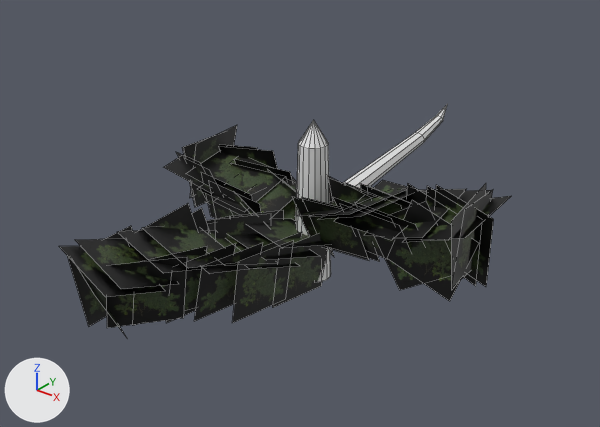
What one commit did to the Blender file Models/Shrubbery/Bush_ForReal_Keith.blend.
Both versions are drawn from a 50 mm lens placed at (2.38, -3.08, 2.28), pointed at (-0.02, -0.08, 0.42). Lighting does not change. The marker at lower left points along +X, +Y and +Z. Mesh edges are drawn as thin lines.
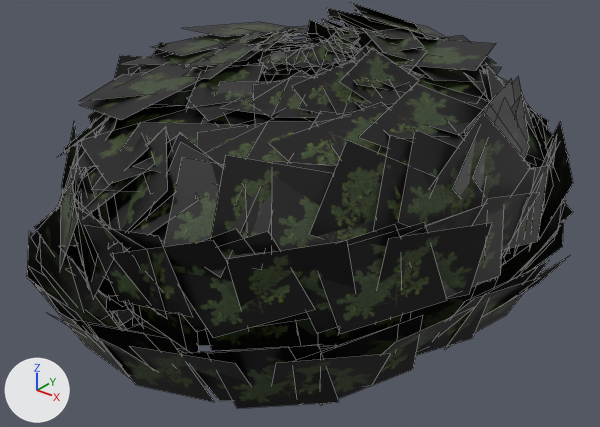
Commit message: Finished Bush - Keith

Location of each change, [x1, y1, x2, y2] in pixels of the pictures (600 x 427 px):
```json
{"object": "Plane", "change": "reshaped", "before": [59, 125, 511, 336], "after": [27, 3, 573, 408], "on screen": "21% wider, 92% taller"}
{"object": "Plane.002", "change": "added", "after": [57, 72, 573, 338], "on screen": "black"}
{"object": "Plane.003", "change": "added", "after": [59, 20, 544, 277], "on screen": "black"}
{"object": "Plane.001", "change": "added", "after": [86, 163, 544, 353], "on screen": "black"}
{"part": 1, "of": "me_plane", "change": "built on", "before": [107, 257, 187, 328], "after": [27, 3, 573, 408]}
{"object": "Cylinder", "change": "unchanged, covered by the edit", "before": [296, 120, 331, 282]}
{"object": "Circle", "change": "unchanged, covered by the edit", "before": [343, 105, 447, 189]}
```

Edits to the scene script, one JSON object a line:
```json
{"block": "me_plane", "where": "# used by ob_plane; location = (-1.022, 0.112, 0.255); rotation_euler = (0.0, 0.0, -2.818), in degrees (0, 0, -161); scale = (0.337, 0.337, 0.337)"}
{"op": "remove", "block": "me_plane", "code": "me_plane.from_pydata(...)  # 276 vertices, 69 faces; spans x -5.77..0.1, y -0.65..4.9, z -0.75..1.68"}
{"op": "add", "block": "me_plane", "code": "me_plane.from_pydata(...)  # 1696 vertices, 424 faces; spans x -6.59..1.18, y -3.34..5.64, z -1.3..3.35"}
{"block": "me_plane", "change": "me_plane part 1: 4 vertices moved from x -1.86..-0.9, y 3.6..4.35, z -0.3..0.79 to x -1.89..-0.91, y 3.59..4.26, z -0.12..1.05; 1420 vertices added at x -6.59..1.18, y -3.34..5.64, z -1.3..3.35"}
{"op": "add", "block": "me_plane_001", "code": ["me_plane_001 = bpy.data.meshes.new('Plane.001')", "me_plane_001.from_pydata(...)  # 212 vertices, 53 faces; spans x -6.16..0.5, y -2.63..5.23, z 0.03..1.87", "me_plane_001.materials.append(mat_bush_keith_tga)  # picture img_bush_keith_tga"]}
{"op": "add", "block": "me_plane_002", "code": ["me_plane_002 = bpy.data.meshes.new('Plane.002')", "me_plane_002.from_pydata(...)  # 212 vertices, 53 faces; spans x -6.48..0.89, y -3.14..5.56, z 1.1..2.92", "me_plane_002.materials.append(mat_bush_keith_tga)  # picture img_bush_keith_tga"]}
{"op": "add", "block": "me_plane_003", "code": ["me_plane_003 = bpy.data.meshes.new('Plane.003')", "me_plane_003.from_pydata(...)  # 212 vertices, 53 faces; spans x -6.08..0.7, y -2.69..5.4, z 2.17..4.03", "me_plane_003.materials.append(mat_bush_keith_tga)  # picture img_bush_keith_tga"]}
{"op": "add", "block": "ob_plane_001", "code": ["ob_plane_001 = bpy.data.objects.new('Plane.001', me_plane_001)", "ob_plane_001.location = (-1.022, 0.112, 0.211)", "ob_plane_001.rotation_euler = (0.0, 0.0, -2.818)  # degrees (0, 0, -161)", "ob_plane_001.scale = (0.337, 0.337, 0.337)"]}
{"op": "add", "block": "ob_plane_002", "code": ["ob_plane_002 = bpy.data.objects.new('Plane.002', me_plane_002)", "ob_plane_002.location = (-1.022, 0.112, 0.043)", "ob_plane_002.rotation_euler = (0.0, 0.0, -2.818)  # degrees (0, 0, -161)", "ob_plane_002.scale = (0.337, 0.337, 0.337)"]}
{"op": "add", "block": "ob_plane_003", "code": ["ob_plane_003 = bpy.data.objects.new('Plane.003', me_plane_003)", "ob_plane_003.location = (-1.022, 0.112, -0.045)", "ob_plane_003.rotation_euler = (0.0, 0.0, -2.818)  # degrees (0, 0, -161)", "ob_plane_003.scale = (0.337, 0.337, 0.337)"]}
```
